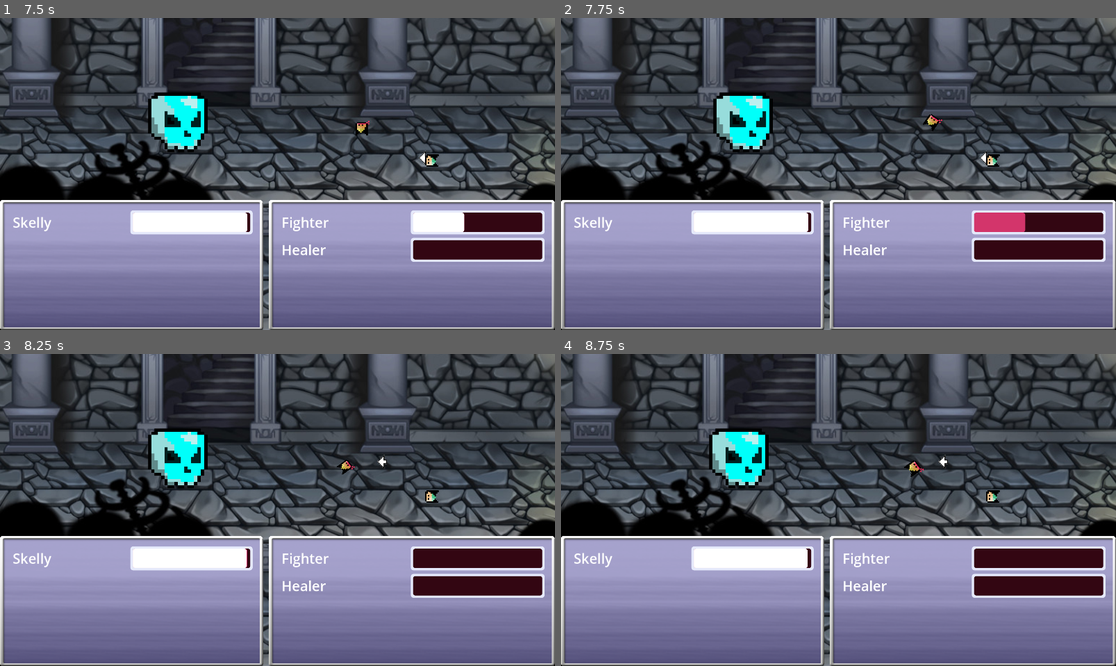
Above: before the commit, frames 1-4 (two rows, left to right).
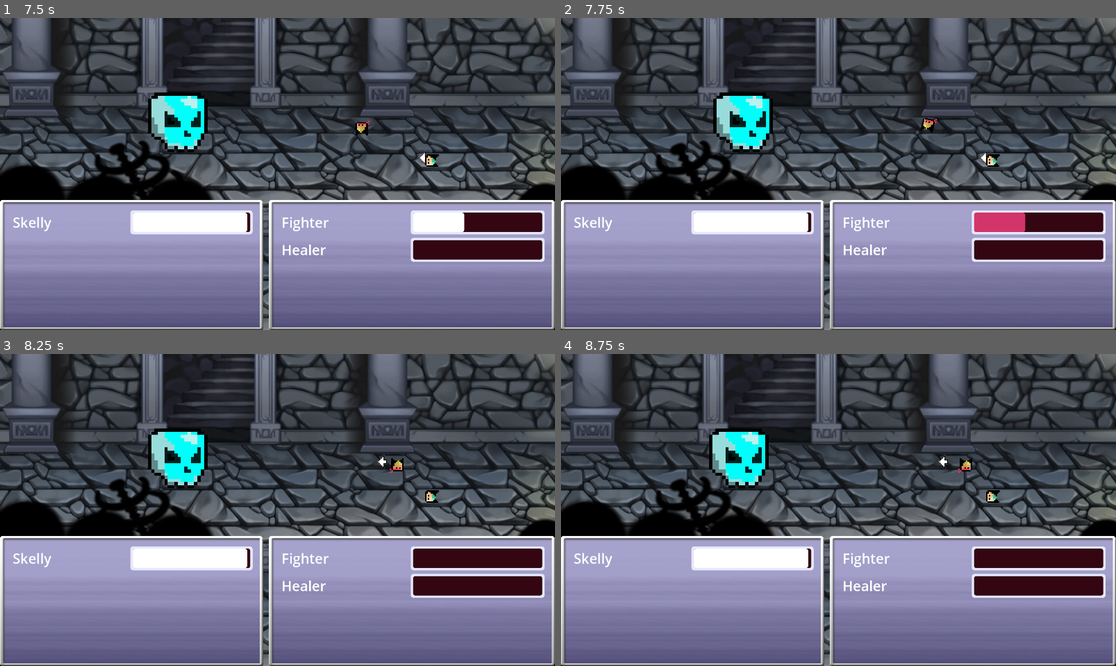
Above: after the commit, the same moments.

Repository: Tjwever/unlikely-pair
Game: Godot game, scene res://Scenes/MainScene.tscn
Same seed, same stepped clock (60 frames per second), same inputs: the game is played once before the commit and once after it.
Inputs (mouse positions are in pixels of both pictures, inside the frame that each line leads up to):
- Up to frame 1 (7.5 s): tap Enter at 0.5 s; move the mouse to (399, 158) at 0.52 s; hold W (select_up) 0.53-1.28 s; click (399, 158) at 0.6 s; move the mouse to (166, 189) at 1.27 s; hold S (select_down) 1.28-2.03 s; click (166, 189) at 1.35 s; move the mouse to (333, 105) at 2.02 s; hold W (select_up) 2.03-3.53 s; click (333, 105) at 2.1 s; move the mouse to (249, 236) at 2.77 s; click (249, 236) at 2.85 s; move the mouse to (444, 220) at 3.52 s; hold S (select_down) 3.53-5.78 s; click (444, 220) at 3.6 s; move the mouse to (111, 127) at 4.27 s; click (111, 127) at 4.35 s; move the mouse to (305, 174) at 5.02 s; click (305, 174) at 5.1 s; move the mouse to (194, 96) at 5.77 s; hold W (select_up) from 5.78 s (still down); click (194, 96) at 5.85 s; move the mouse to (399, 158) at 6.52 s; click (399, 158) at 6.6 s; move the mouse to (166, 189) at 7.27 s; click (166, 189) at 7.35 s
- Up to frame 2 (7.75 s): keep holding W (select_up)
- Up to frame 3 (8.25 s): move the mouse to (333, 441) at 8.02 s; release W (select_up) at 8.03 s; hold S (select_down) from 8.03 s (still down); click (333, 441) at 8.1 s
- Up to frame 4 (8.75 s): keep holding S (select_down)

Frame 1 is identical in both runs. In frame 2, 0.1% of the frame differs, in the area x 64-69%, y 30-37%; in frame 3, 0.2%; in frame 4, 0.2%, in the area x 44-75%, y 33-69%.

Commit message:
bug fix: animation clash between attack and death for fighter

Diff:
--- a/Characters/Allies/Fighter.gd
+++ b/Characters/Allies/Fighter.gd
@@ -41,8 +41,6 @@
 		var damage_dealt = calculate_damage(attack_damge, enemy.defense)
 		print('Fighter deals ', damage_dealt)
 		enemy.take_damage(damage_dealt)
-		if enemy.current_health <= 0:
-			animation_player.queue("death_animation")
 	else:
 		timer.stop()
 
@@ -54,12 +52,12 @@
 		current_health = 0
 
 	if current_health == 0:
-		animation_player.play("death")
+		timer.stop()
+		animation_player.queue("death")
 		await get_tree().create_timer(0.32).timeout
 		isDead = true
 		emit_signal("fighter_defeated")
 		print('death')
-		timer.stop()
 
 # Example function to heal
 func heal(amount):
--- a/Scenes/MainScene.gd
+++ b/Scenes/MainScene.gd
@@ -12,7 +12,7 @@
 	you_won.visible = false
 	game_over.visible = false
 
-func _process(delta):
+func _process(_delta):
 	if is_fighter_dead and is_healer_dead:
 		await get_tree().create_timer(1.3).timeout
 		end_game_canvas.visible = true
